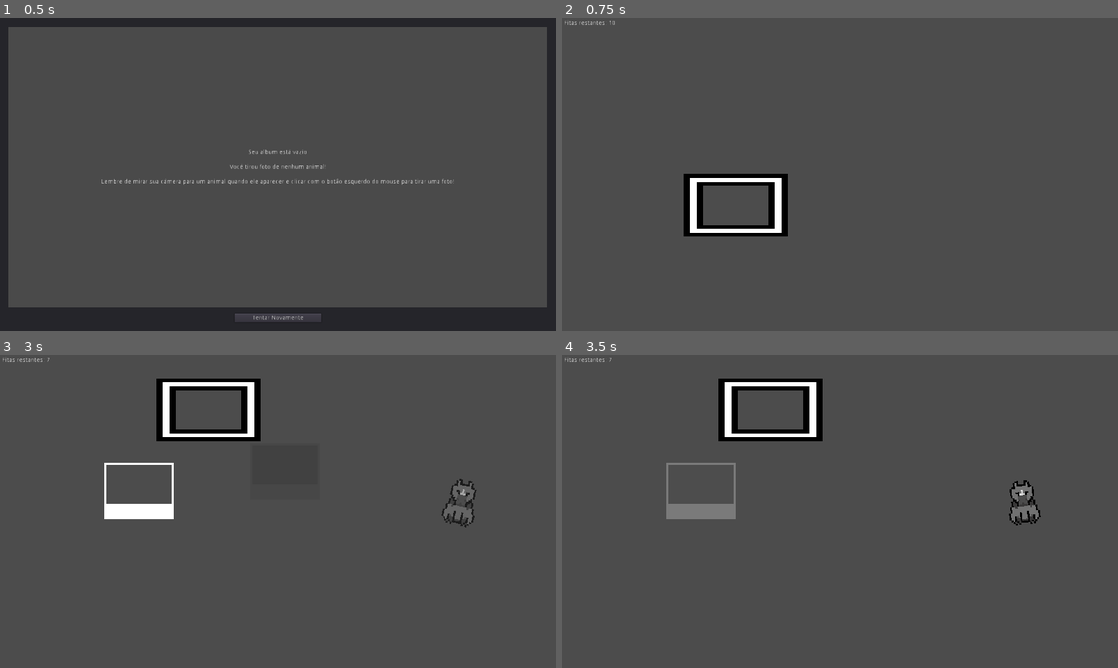
Above: before the commit, frames 1-4 (two rows, left to right).
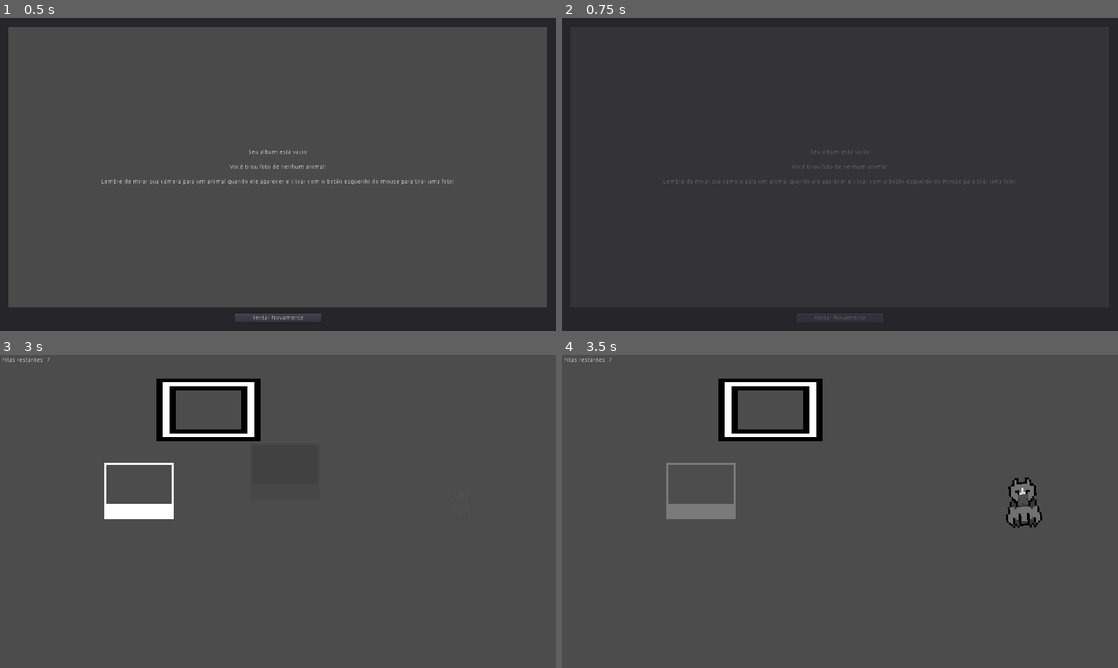
Above: after the commit, the same moments.

Repository: Dwahgon/fauna-em-foco
Game: Godot game, scene res://Interface/AlbumFotos/AlbumFotos.tscn
Same seed, same stepped clock (60 frames per second), same inputs: the game is played once before the commit and once after it. This scene is started directly instead of the project's main scene.
Inputs (mouse positions are in pixels of both pictures, inside the frame that each line leads up to):
- Up to frame 1 (0.5 s): no input
- Up to frame 2 (0.75 s): click "Tentar Novamente" at 0.5 s
- Up to frame 3 (3 s): tap Enter (ui_accept) at 1.25, 1.52, 2.27 s; move the mouse to (400, 495) at 1.27 s; move the mouse to (166, 527) at 2.02 s; move the mouse to (333, 442) at 2.77 s
- Up to frame 4 (3.5 s): no input

Frame 1 is identical in both runs. In frame 2, 15% of the frame differs, in the area x 0-100%, y 0-100%; in frame 3, 0.3%; in frame 4, 0.4%.

Commit message:
feat: changes on fade and added fade to album

Diff:
--- a/Interface/AlbumFotos/AlbumFotos.gd
+++ b/Interface/AlbumFotos/AlbumFotos.gd
@@ -30,12 +30,16 @@
 	if id_animais.size() > 0:
 		pagina_atual = 0
 
-	atualizar_pagina()
+	atualizar_pagina(false)
 
 
-func atualizar_pagina():
+func atualizar_pagina(usar_fade: bool = true):
 	if pagina_atual < 0:
 		return
+
+	if usar_fade:
+		$Fade.reproduzir_animacao()
+		yield($Fade, "fade_in_finalizado")
 
 	var id_animal = id_animais[pagina_atual]
 	var dados_animal = Globais.dados_animais[str(id_animal)]
@@ -67,8 +71,12 @@
 
 
 func _on_BotaoIrParaJogo_pressed():
+	$Fade.reproduzir_animacao()
+	yield($Fade, "fade_in_finalizado")
 	var _err = get_tree().change_scene(CAMINHO_CENA_JOGO)
 
 
 func _on_BotaoIrMenuPrincipal_pressed():
+	$Fade.reproduzir_animacao()
+	yield($Fade, "fade_in_finalizado")
 	var _err = get_tree().change_scene(CAMINHO_MENU_INICIAL)
--- a/Interface/AlbumFotos/AlbumFotos.tscn
+++ b/Interface/AlbumFotos/AlbumFotos.tscn
@@ -1,7 +1,8 @@
-[gd_scene load_steps=4 format=2]
+[gd_scene load_steps=5 format=2]
 
 [ext_resource path="res://Interface/AlbumFotos/SetaEsquerda.png" type="Texture" id=1]
 [ext_resource path="res://Interface/AlbumFotos/AlbumFotos.gd" type="Script" id=2]
+[ext_resource path="res://Interface/Fade.tscn" type="PackedScene" id=3]
 
 [sub_resource type="StyleBoxFlat" id=1]
 bg_color = Color( 0.290196, 0.290196, 0.290196, 1 )
@@ -311,6 +312,9 @@
 rect_min_size = Vector2( 200, 0 )
 text = "Tentar Novamente"
 
+[node name="Fade" parent="." instance=ExtResource( 3 )]
+visible = false
+
 [connection signal="pressed" from="TelaAlbum/VBoxContainer/MargemBotoes/HBoxContainer/BotaoVoltar" to="." method="_on_BotaoVoltar_pressed"]
 [connection signal="pressed" from="TelaAlbum/VBoxContainer/MargemBotoes/HBoxContainer/BotaoIrParaJogo" to="." method="_on_BotaoIrParaJogo_pressed"]
 [connection signal="pressed" from="TelaAlbum/VBoxContainer/MargemBotoes/HBoxContainer/BotaoIrMenuPrincipal" to="." method="_on_BotaoIrMenuPrincipal_pressed"]
--- /dev/null
+++ b/Interface/Fade.tscn
@@ -0,0 +1,100 @@
+[gd_scene load_steps=5 format=2]
+
+[ext_resource path="res://Interface/MenuInicial/Fade.gd" type="Script" id=1]
+
+[sub_resource type="Animation" id=1]
+length = 0.001
+tracks/0/type = "value"
+tracks/0/path = NodePath(".:self_modulate")
+tracks/0/interp = 1
+tracks/0/loop_wrap = true
+tracks/0/imported = false
+tracks/0/enabled = true
+tracks/0/keys = {
+"times": PoolRealArray( 0 ),
+"transitions": PoolRealArray( 1 ),
+"update": 0,
+"values": [ Color( 1, 1, 1, 0 ) ]
+}
+tracks/1/type = "value"
+tracks/1/path = NodePath(".:visible")
+tracks/1/interp = 1
+tracks/1/loop_wrap = true
+tracks/1/imported = false
+tracks/1/enabled = true
+tracks/1/keys = {
+"times": PoolRealArray( 0 ),
+"transitions": PoolRealArray( 1 ),
+"update": 1,
+"values": [ false ]
+}
+
+[sub_resource type="Animation" id=2]
+resource_name = "fade_in"
+length = 0.3
+tracks/0/type = "value"
+tracks/0/path = NodePath(".:self_modulate")
+tracks/0/interp = 1
+tracks/0/loop_wrap = true
+tracks/0/imported = false
+tracks/0/enabled = true
+tracks/0/keys = {
+"times": PoolRealArray( 0, 0.3 ),
+"transitions": PoolRealArray( 1, 1 ),
+"update": 0,
+"values": [ Color( 1, 1, 1, 0 ), Color( 1, 1, 1, 1 ) ]
+}
+tracks/1/type = "value"
+tracks/1/path = NodePath(".:visible")
+tracks/1/interp = 1
+tracks/1/loop_wrap = true
+tracks/1/imported = false
+tracks/1/enabled = true
+tracks/1/keys = {
+"times": PoolRealArray( 0 ),
+"transitions": PoolRealArray( 1 ),
+"update": 1,
+"values": [ true ]
+}
+
+[sub_resource type="Animation" id=3]
+resource_name = "fade_out"
+length = 0.3
+tracks/0/type = "value"
+tracks/0/path = NodePath(".:self_modulate")
+tracks/0/interp = 1
+tracks/0/loop_wrap = true
+tracks/0/imported = false
+tracks/0/enabled = true
+tracks/0/keys = {
+"times": PoolRealArray( 0, 0.3 ),
+"transitions": PoolRealArray( 1, 1 ),
+"update": 0,
+"values": [ Color( 1, 1, 1, 1 ), Color( 1, 1, 1, 0 ) ]
+}
+tracks/1/type = "value"
+tracks/1/path = NodePath(".:visible")
+tracks/1/interp = 1
+tracks/1/loop_wrap = true
+tracks/1/imported = false
+tracks/1/enabled = true
+tracks/1/keys = {
+"times": PoolRealArray( 0.3 ),
+"transitions": PoolRealArray( 1 ),
+"update": 1,
+"values": [ false ]
+}
+
+[node name="Fade" type="Panel"]
+visible = false
+self_modulate = Color( 1, 1, 1, 0 )
+anchor_right = 1.0
+anchor_bottom = 1.0
+script = ExtResource( 1 )
+
+[node name="AnimationPlayer" type="AnimationPlayer" parent="."]
+anims/RESET = SubResource( 1 )
+anims/fade_in = SubResource( 2 )
+anims/fade_out = SubResource( 3 )
+
+[connection signal="animation_finished" from="AnimationPlayer" to="." method="_on_AnimationPlayer_animation_finished"]
--- a/Interface/MenuInicial/Fade.gd
+++ b/Interface/MenuInicial/Fade.gd
@@ -1,8 +1,6 @@
 extends Panel
 
 signal fade_in_finalizado
-
-
 
 func reproduzir_animacao():
 	$AnimationPlayer.play("fade_in")
@@ -10,6 +8,5 @@
 
 func _on_AnimationPlayer_animation_finished(anim_name):
 	if anim_name == "fade_in":
-		print("Fade in finalizado")
 		emit_signal("fade_in_finalizado")
 		$AnimationPlayer.play("fade_out")
--- a/Interface/MenuInicial/MenuInicial.gd
+++ b/Interface/MenuInicial/MenuInicial.gd
@@ -5,8 +5,6 @@
 
 func _ready():
 	$AvisoEpilepsia.visible = true
-
-
 
 
 func _travar_botoes():
--- a/Interface/MenuInicial/MenuInicial.tscn
+++ b/Interface/MenuInicial/MenuInicial.tscn
@@ -1,57 +1,10 @@
-[gd_scene load_steps=7 format=2]
-
-[ext_resource path="res://Interface/MenuInicial/Fade.gd" type="Script" id=1]
+[gd_scene load_steps=4 format=2]
+
+[ext_resource path="res://Interface/Fade.tscn" type="PackedScene" id=1]
 [ext_resource path="res://Interface/MenuInicial/MenuInicial.gd" type="Script" id=2]
 
 [sub_resource type="StyleBoxFlat" id=4]
 bg_color = Color( 0.289062, 0.289062, 0.289062, 1 )
-
-[sub_resource type="Animation" id=1]
-length = 0.001
-tracks/0/type = "value"
-tracks/0/path = NodePath(".:self_modulate")
-tracks/0/interp = 1
-tracks/0/loop_wrap = true
-tracks/0/imported = false
-tracks/0/enabled = true
-tracks/0/keys = {
-"times": PoolRealArray( 0 ),
-"transitions": PoolRealArray( 1 ),
-"update": 0,
-"values": [ Color( 1, 1, 1, 0 ) ]
-}
-
-[sub_resource type="Animation" id=2]
-resource_name = "fade_in"
-length = 0.3
-tracks/0/type = "value"
-tracks/0/path = NodePath(".:self_modulate")
-tracks/0/interp = 1
-tracks/0/loop_wrap = true
-tracks/0/imported = false
-tracks/0/enabled = true
-tracks/0/keys = {
-"times": PoolRealArray( 0, 0.3 ),
-"transitions": PoolRealArray( 1, 1 ),
-"update": 0,
-"values": [ Color( 1, 1, 1, 0 ), Color( 1, 1, 1, 1 ) ]
-}
-
-[sub_resource type="Animation" id=3]
-resource_name = "fade_out"
-length = 0.3
-tracks/0/type = "value"
-tracks/0/path = NodePath(".:self_modulate")
-tracks/0/interp = 1
-tracks/0/loop_wrap = true
-tracks/0/imported = false
-tracks/0/enabled = true
-tracks/0/keys = {
-"times": PoolRealArray( 0, 0.3 ),
-"transitions": PoolRealArray( 1, 1 ),
-"update": 0,
-"values": [ Color( 1, 1, 1, 1 ), Color( 1, 1, 1, 0 ) ]
-}
 
 [node name="MenuInicial" type="Control"]
 anchor_right = 1.0
@@ -261,21 +214,10 @@
 one_shot = true
 autostart = true
 
-[node name="Fade" type="Panel" parent="."]
-self_modulate = Color( 1, 1, 1, 0 )
-anchor_right = 1.0
-anchor_bottom = 1.0
-mouse_filter = 2
-script = ExtResource( 1 )
-
-[node name="AnimationPlayer" type="AnimationPlayer" parent="Fade"]
-anims/RESET = SubResource( 1 )
-anims/fade_in = SubResource( 2 )
-anims/fade_out = SubResource( 3 )
+[node name="Fade" parent="." instance=ExtResource( 1 )]
 
 [connection signal="pressed" from="MenuPrincipal/MargemBotoes/VBoxContainer/BotaoJogar" to="." method="_on_BotaoJogar_pressed"]
 [connection signal="pressed" from="MenuPrincipal/MargemBotoes/VBoxContainer/BotaoCreditos" to="." method="_on_BotaoCreditos_pressed"]
 [connection signal="pressed" from="MenuPrincipal/MargemBotoes/VBoxContainer/BotaoSair" to="." method="_on_BotaoSair_pressed"]
 [connection signal="pressed" from="MenuCreditos/VBoxContainer/MargemBotoes/HBoxContainer/VoltarCreditos" to="." method="_on_VoltarCreditos_pressed"]
 [connection signal="timeout" from="AvisoEpilepsia/TimerAvisoEpilepsia" to="." method="_on_TimerAvisoEpilepsia_timeout"]
-[connection signal="animation_finished" from="Fade/AnimationPlayer" to="Fade" method="_on_AnimationPlayer_animation_finished"]
